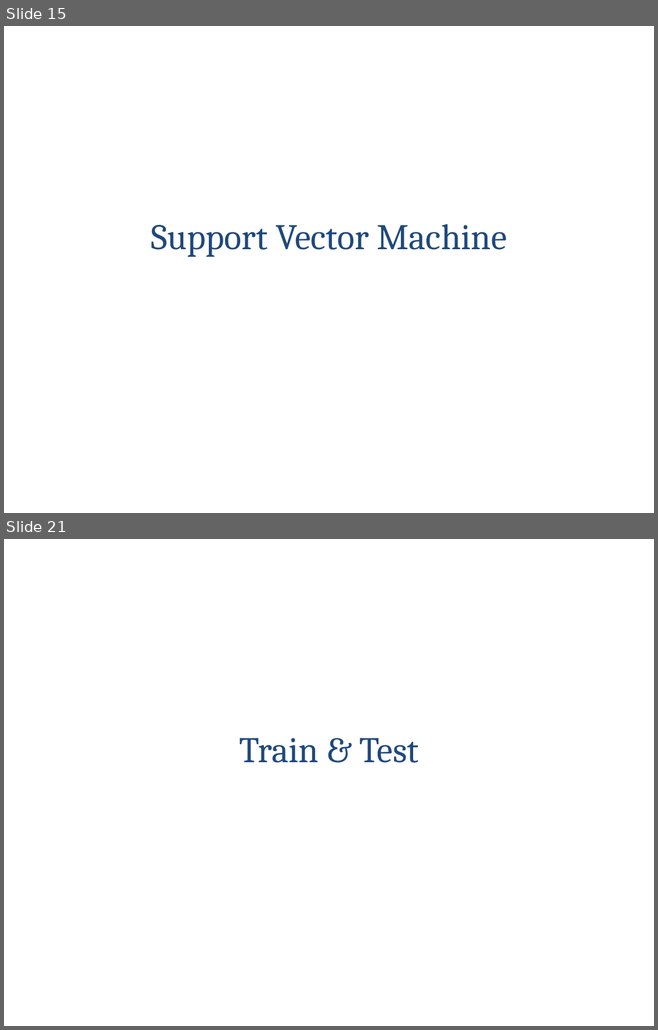
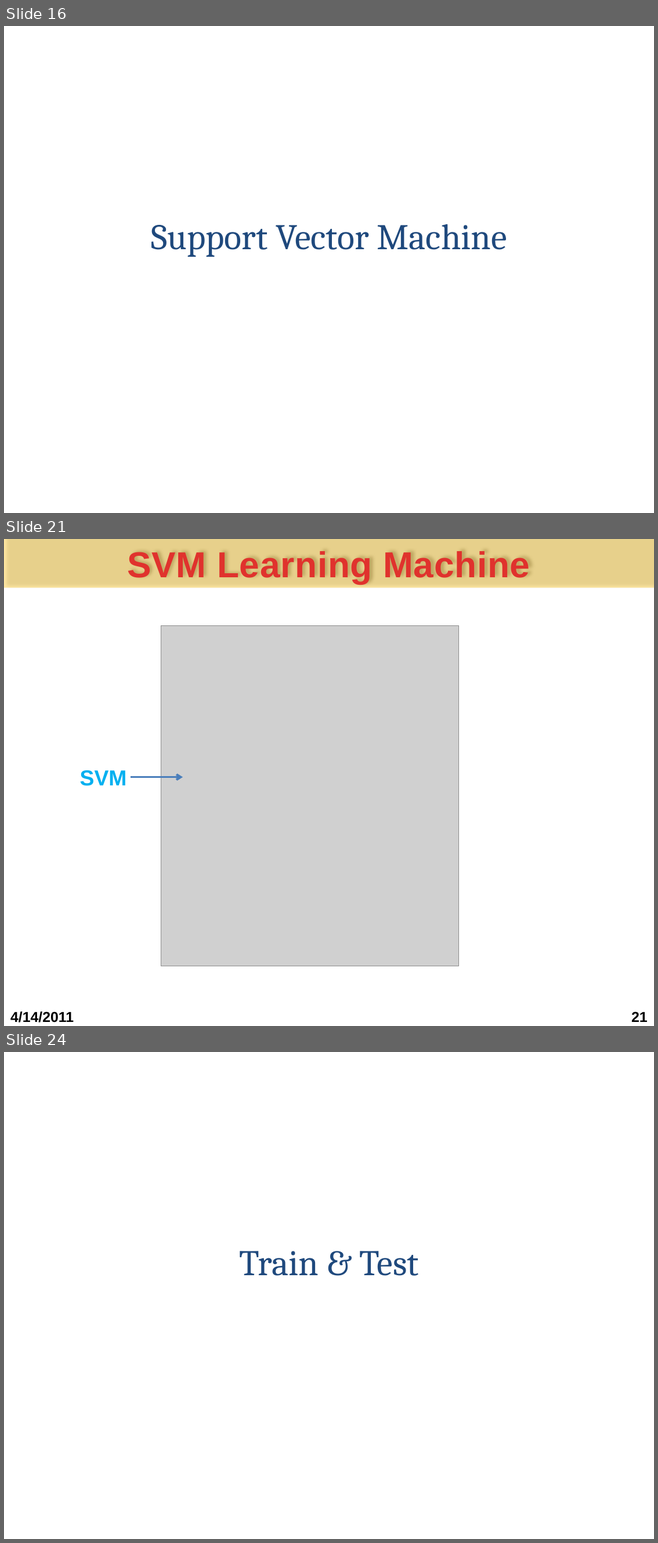
Before and after one commit to bomong/steganography-khtn-2011, a slide deck: Seminar cuoi ky/1.Bao cao/Slide bao cao.pptx. Shown one above the other, each under a label of ours: slides 15 and 21 before the commit, slides 16, 21 and 24 after it; the slides between them are not shown. The pictures are 658x1030 and 658x1543 pixels, drawn with LibreOffice and Linux fonts; fonts in the diff are those of the drawing; grey boxes stand for pictures; background and template pictures are left out. Boxes give left, top, right and bottom in pixels: in the first picture for what was removed or moved away, otherwise in the second. Text is boxed around its words. In the diff, an @@ line names an element or a change of style, - is before the commit and + after.

```diff
--- a/Seminar cuoi ky/1.Bao cao/Slide bao cao.pptx
+++ b/Seminar cuoi ky/1.Bao cao/Slide bao cao.pptx
@@ slide 21 added at (x1=4, y1=539, x2=654, y2=1026), background picture (left out) @@
@@ title added at (x1=4, y1=539, x2=654, y2=588), fill #FFC000 at 36% opacity, 40 pt, text gradient #E0322D to #A2201C, bold @@
+SVM Learning Machine
@@ picture added at (x1=161, y1=625, x2=459, y2=966) @@
@@ text added at (x1=80, y1=770, x2=127, y2=786), 24 pt, text #00B0F0, bold @@
+SVM
@@ arrow added from (130, 777) to (183, 777), #4B7EBC 2.25 pt @@
@@ text added at (x1=10, y1=1012, x2=74, y2=1023), 16 pt, text #000000, bold @@
+4/14/2011
@@ page number added at (x1=631, y1=1012, x2=647, y2=1022), 16 pt, text #000000, bold @@
+21
@@ what was slide 15 is now slide 16 @@
@@ what was slide 21 is now slide 24 @@
```
Also in this commit, not shown: 26 slides changed, 2 other slides added, 1 other file.
